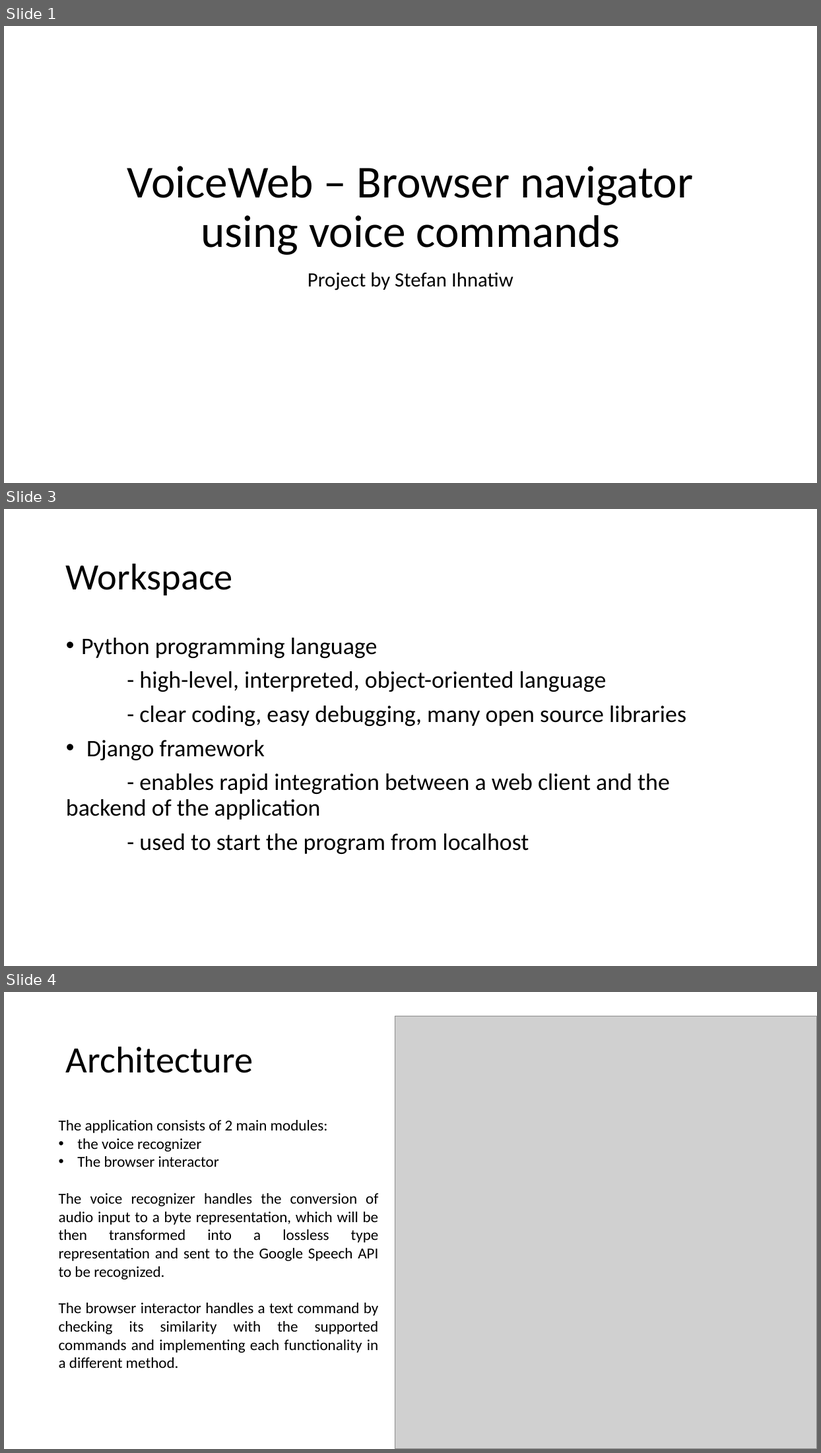
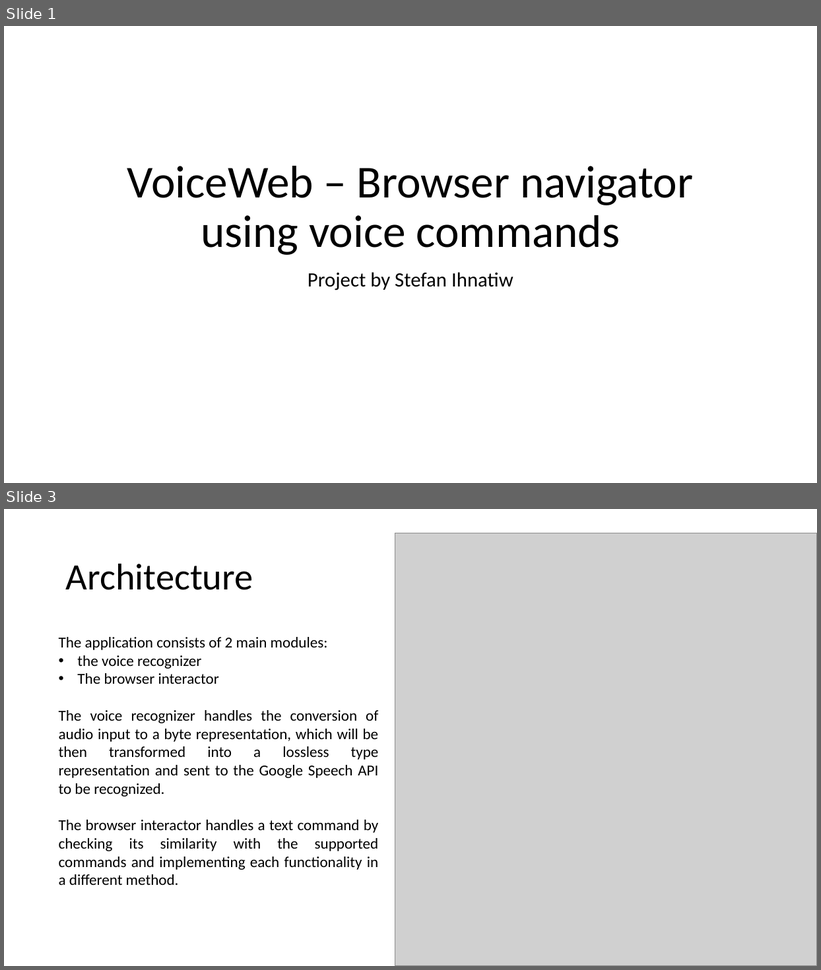
Before and after one commit to stefanihnatiw/VoiceWeb, a slide deck: Licenta2019IhnatiwStefan/presentation.pptx. Shown one above the other, each under a label of ours: slides 1, 3 and 4 before the commit, slides 1 and 3 after it; the slides between them are not shown. The pictures are 821x1453 and 821x970 pixels, drawn with LibreOffice and Linux fonts; fonts in the diff are those of the drawing; grey boxes stand for pictures. Boxes give left, top, right and bottom in pixels: in the first picture for what was removed or moved away, otherwise in the second. Text is boxed around its words. In the diff, an @@ line names an element or a change of style, - is before the commit and + after.

```diff
--- a/Licenta2019IhnatiwStefan/presentation.pptx
+++ b/Licenta2019IhnatiwStefan/presentation.pptx
@@ slide 3 removed at (4, 509, 817, 966), background #FFFFFF @@
@@ title removed at (66, 563, 233, 595) @@
-Workspace
@@ text removed at (66, 638, 686, 854) @@
-• Python programming language
-- high-level, interpreted, object-oriented language
-- clear coding, easy debugging, many open source libraries
-• Django framework
-- enables rapid integration between a web client and the backend of the application
-- used to start the program from localhost
@@ what was slide 4 is now slide 3 @@
```
Also in this commit, not shown: 2 slides changed, 1 slide added.
